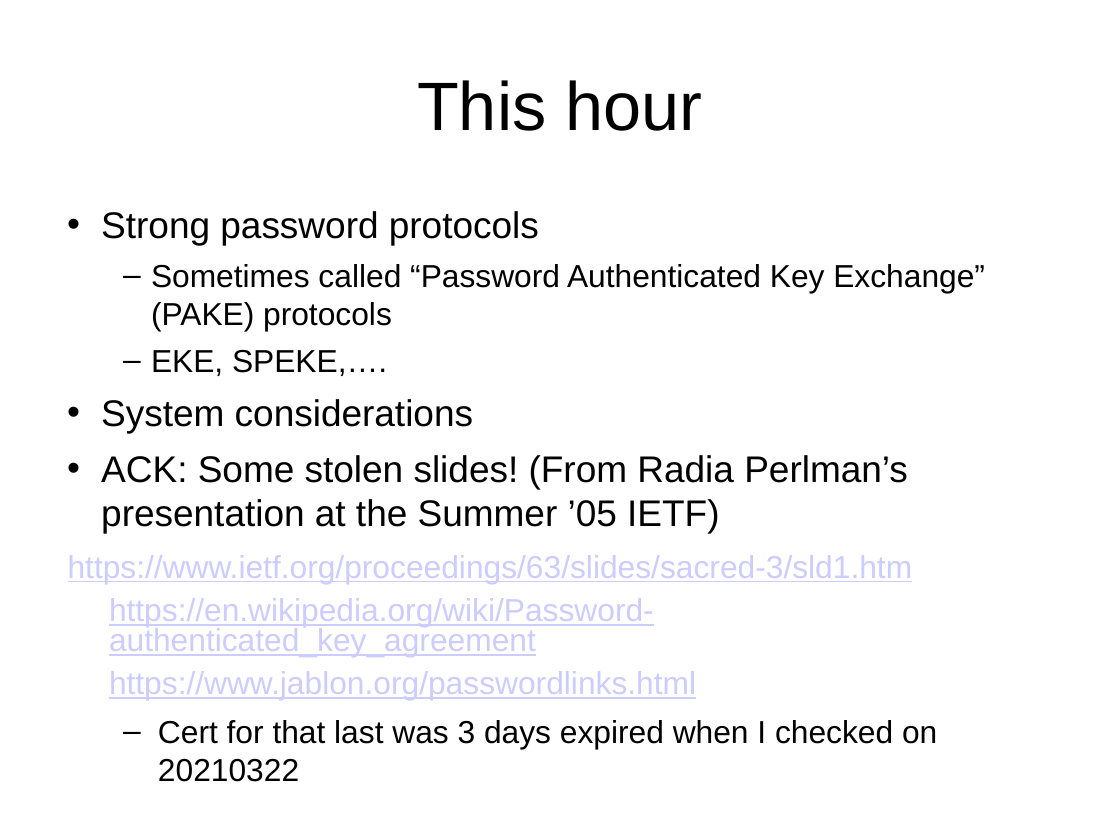
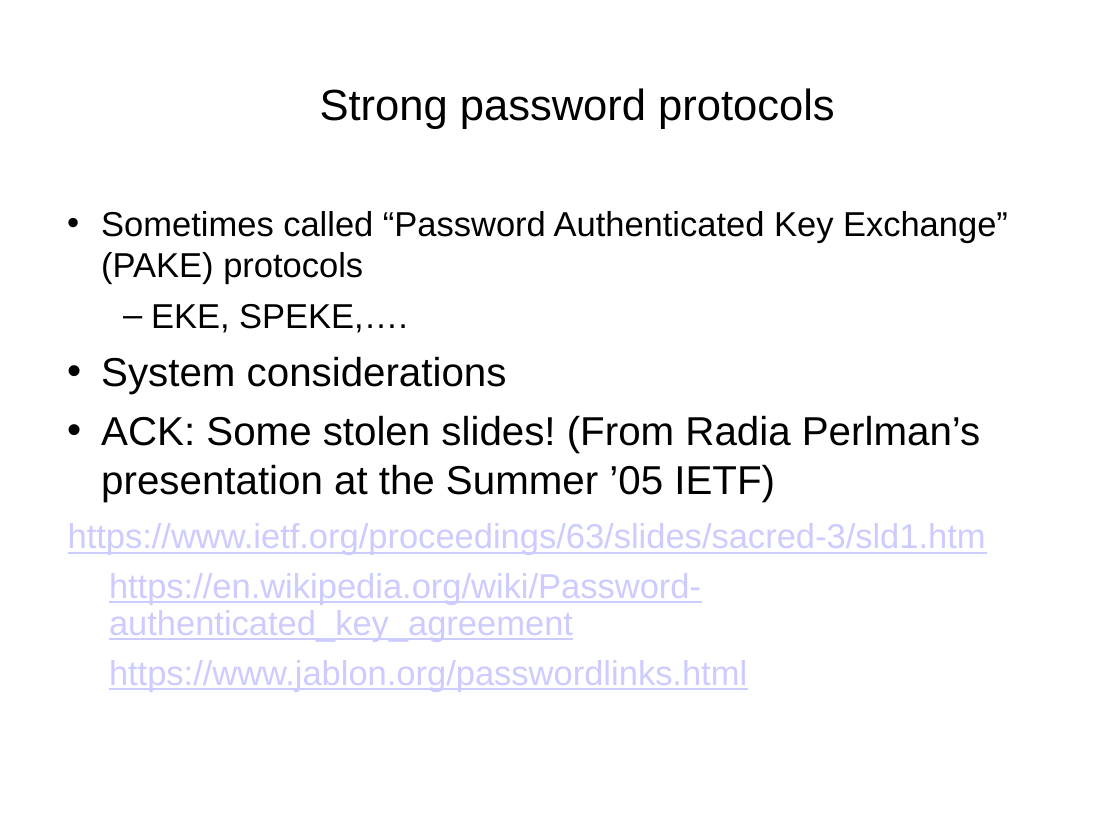
Before and after one commit to sftcd/cs7053, a slide deck: slide 140 of 2022lectures/04-crypto.odp. Drawn at 1120x840 pixels with LibreOffice and Linux fonts; fonts in the diff are those of the drawing. Boxes give left, top, right and bottom in pixels: in the first picture for what was removed or moved away, otherwise in the second. Text is boxed around its words. In the diff, an @@ line names an element or a change of style, - is before the commit and + after.

```diff
--- a/2022lectures/04-crypto.odp
+++ b/2022lectures/04-crypto.odp
@@ title at box(320, 88, 835, 129): text changed; size 44 to 28 pt @@
-This hour
+Strong password protocols
@@ text "Sometimes called “Password Authenticated Key ..." at box(68, 211, 1008, 692): size 20.4 to 22.2 pt in "Sometimes called “Password Authenticated Key Exchange” (PAKE ...", "EKE, SPEKE,….", "https://www.ietf.org/proceedings/63/slides/sacred-3/sld1.htm", "https://en.wikipedia.org/wiki/Password-authenticated_key_agr ..." and 1 more places; size 23.8 to 25.9 pt in "System considerations", "ACK: Some stolen slides! (From Radia Perlman’s ..."; bullet – to •; list level 2 to 1 in "Sometimes called “Password Authenticated Key ..."; line spacing 0.8 to 0.9 @@
@@ text at box(101, 211, 539, 245): paragraph removed @@
-• Strong password protocols
@@ text at box(158, 720, 937, 748): paragraph removed @@
-  – Cert for that last was 3 days expired when I checked on 20210322
```
Also in this commit, not shown: 21 other slides changed.
